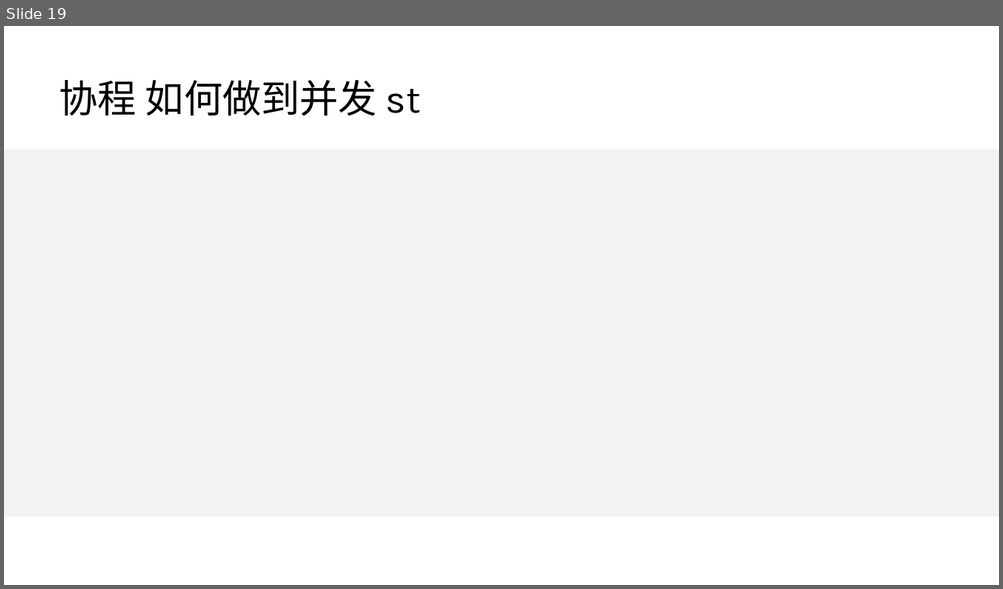
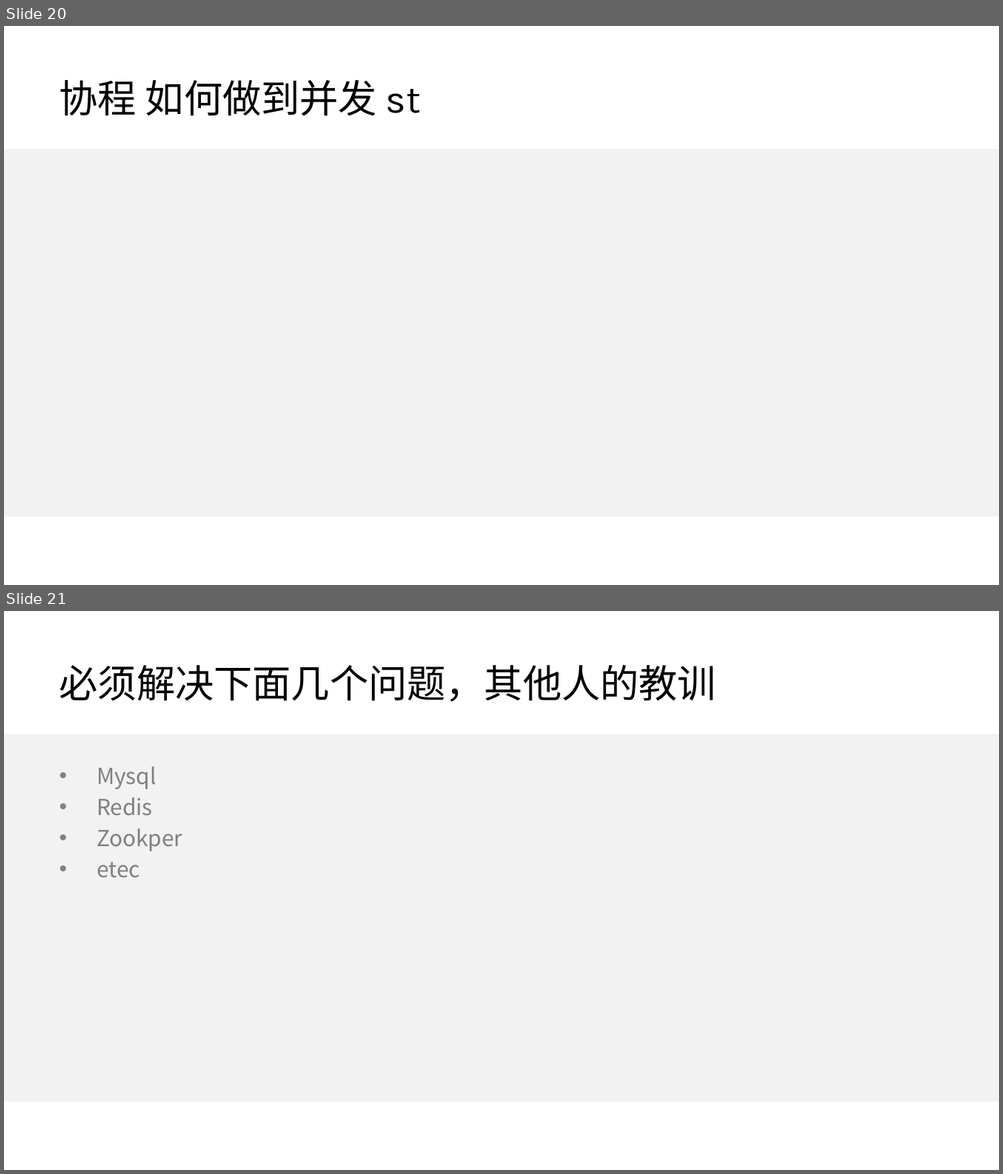
Before and after one commit to wangcy6/weekly, a slide deck: ppt/2020/服务器设计_组件篇.pptx. Shown one above the other, each under a label of ours: slide 19 before the commit, slides 20 and 21 after it. The pictures are 1003x589 and 1003x1174 pixels, drawn with LibreOffice and Linux fonts; fonts in the diff are those of the drawing; background and template pictures are left out. Boxes give left, top, right and bottom in pixels: in the first picture for what was removed or moved away, otherwise in the second. Text is boxed around its words. In the diff, an @@ line names an element or a change of style, - is before the commit and + after.

```diff
--- a/ppt/2020/服务器设计_组件篇.pptx
+++ b/ppt/2020/服务器设计_组件篇.pptx
@@ slide 21 added at bbox=[4, 611, 999, 1170], background #FFFFFF; not listed: 1 template element that a slide beside it also shows @@
@@ title added at bbox=[60, 665, 716, 702], 28 pt, text #000000 @@
+必须解决下面几个问题，其他人的教训
@@ text added at bbox=[96, 766, 182, 878], 16 pt, text #808080 @@
+• Mysql
+• Redis
+• Zookper
+• etec
@@ what was slide 19 is now slide 20 @@
```
Also in this commit, not shown: 19 other slides changed, 2 other slides added, 2 other files.
